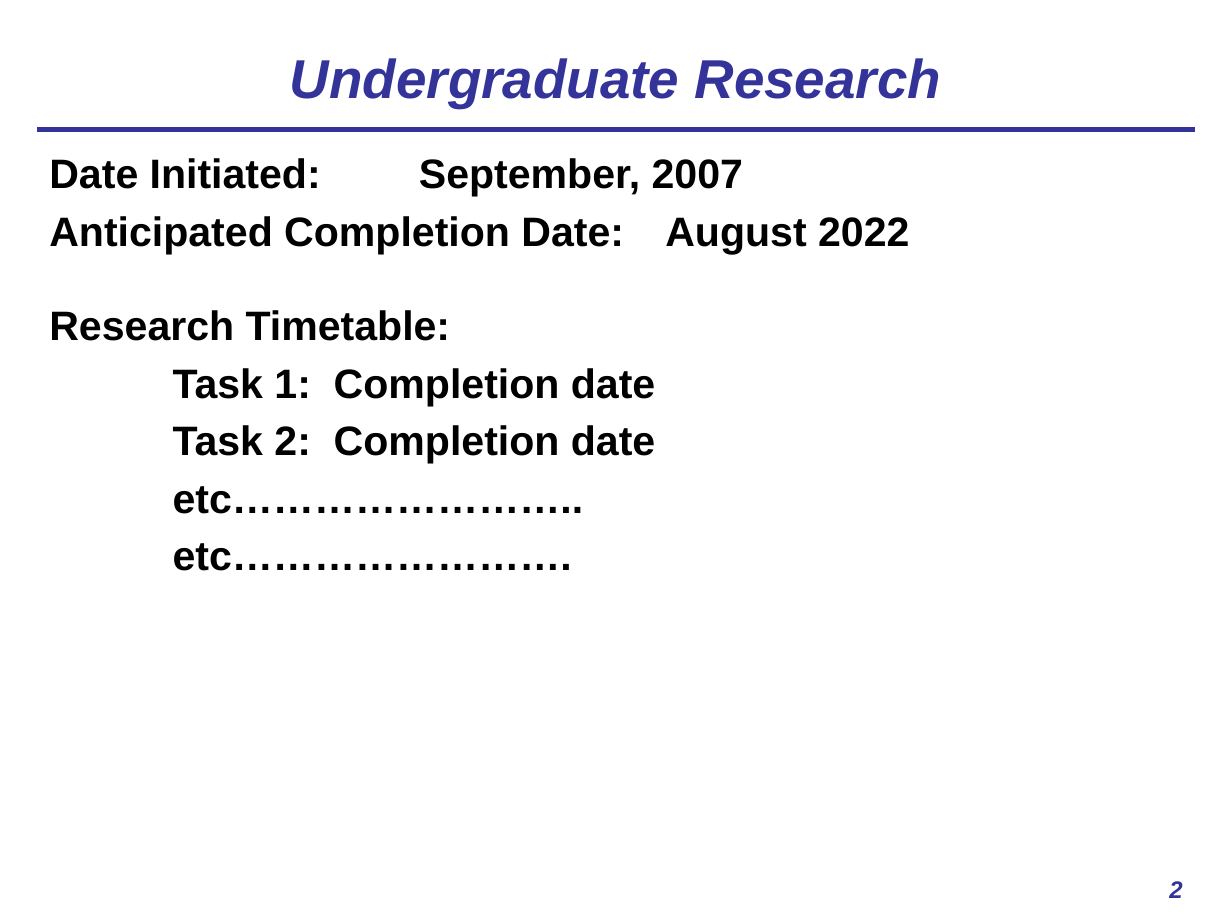
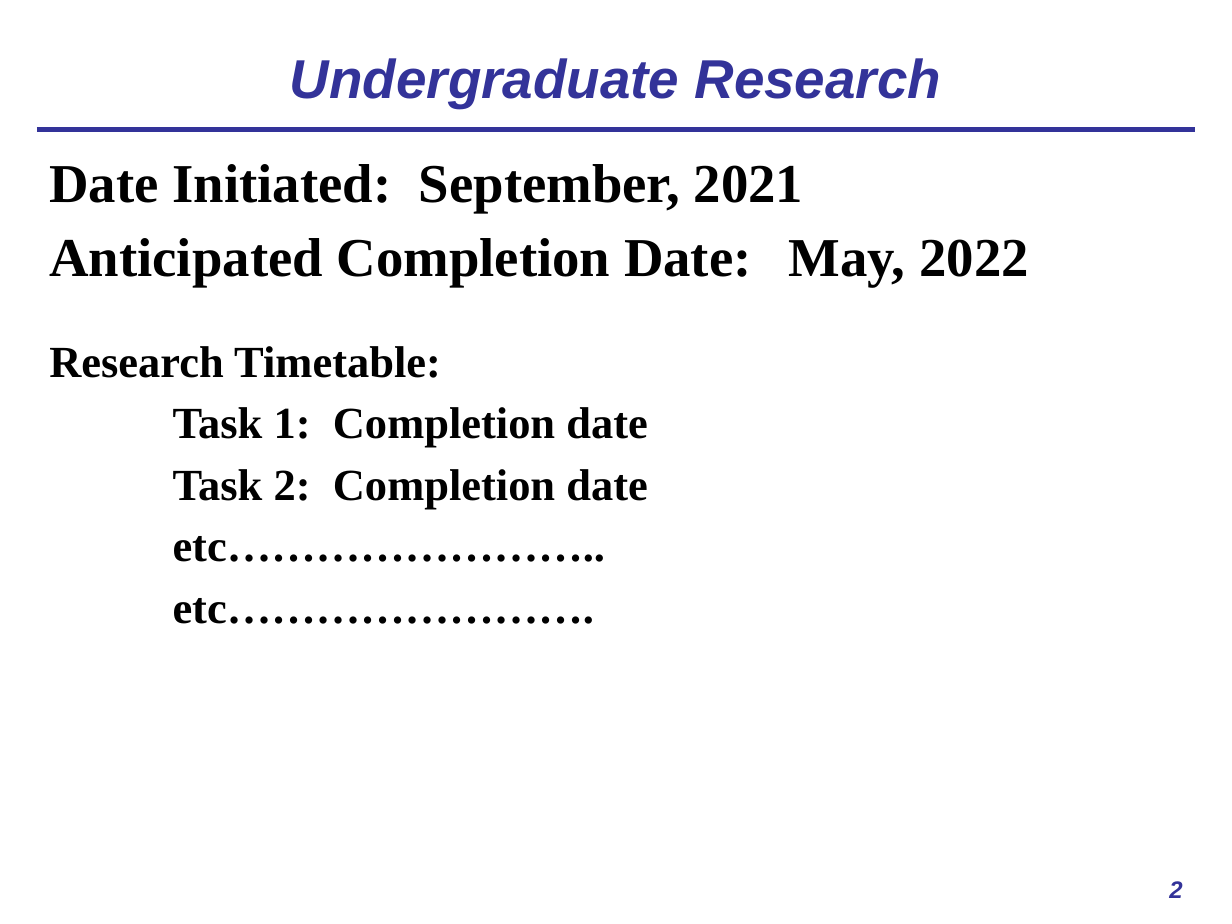
Before and after one commit to usnistgov/AusteniteCalculator, a slide deck: slide 2 of ASPPRC_presentation.pptx. Drawn at 1232x924 pixels with LibreOffice and Linux fonts; fonts in the diff are those of the drawing. Boxes give left, top, right and bottom in pixels: in the first picture for what was removed or moved away, otherwise in the second. Text is boxed around its words. In the diff, an @@ line names an element or a change of style, - is before the commit and + after.

```diff
--- a/ASPPRC_presentation.pptx
+++ b/ASPPRC_presentation.pptx
@@ text at [49,164,1029,287]: text changed; size 24 to 32 pt; font Arial to Times New Roman @@
-Date Initiated: September, 2007
-Anticipated Completion Date: August 2022
+Date Initiated: September, 2021
+Anticipated Completion Date: May, 2022
@@ text at [49,346,647,624]: size 24 to 26 pt, font Arial to Times New Roman in "Research Timetable:", "Task 1: Completion date", "Task 2: Completion date", "etc…………………….." and 1 more places @@
```
Also in this commit, not shown: 2 other slides changed, 6 slides added, 2 slides removed.
